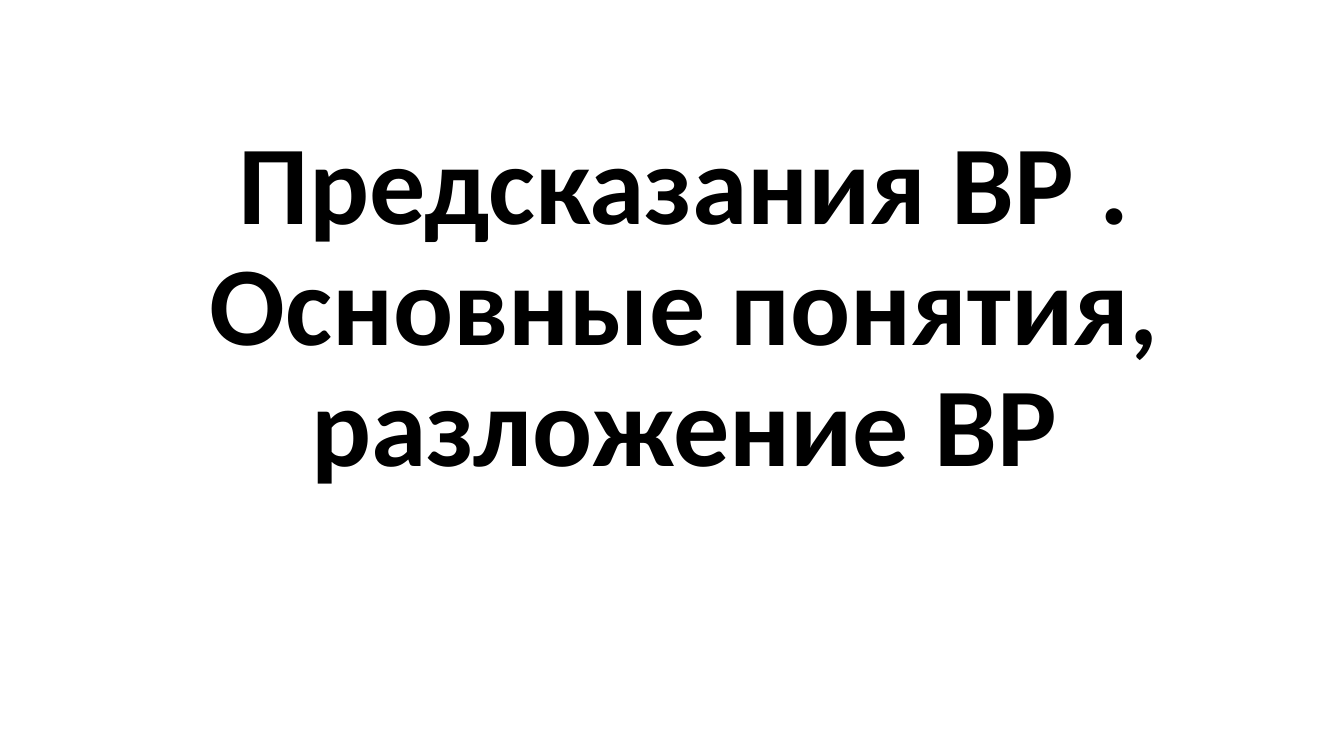
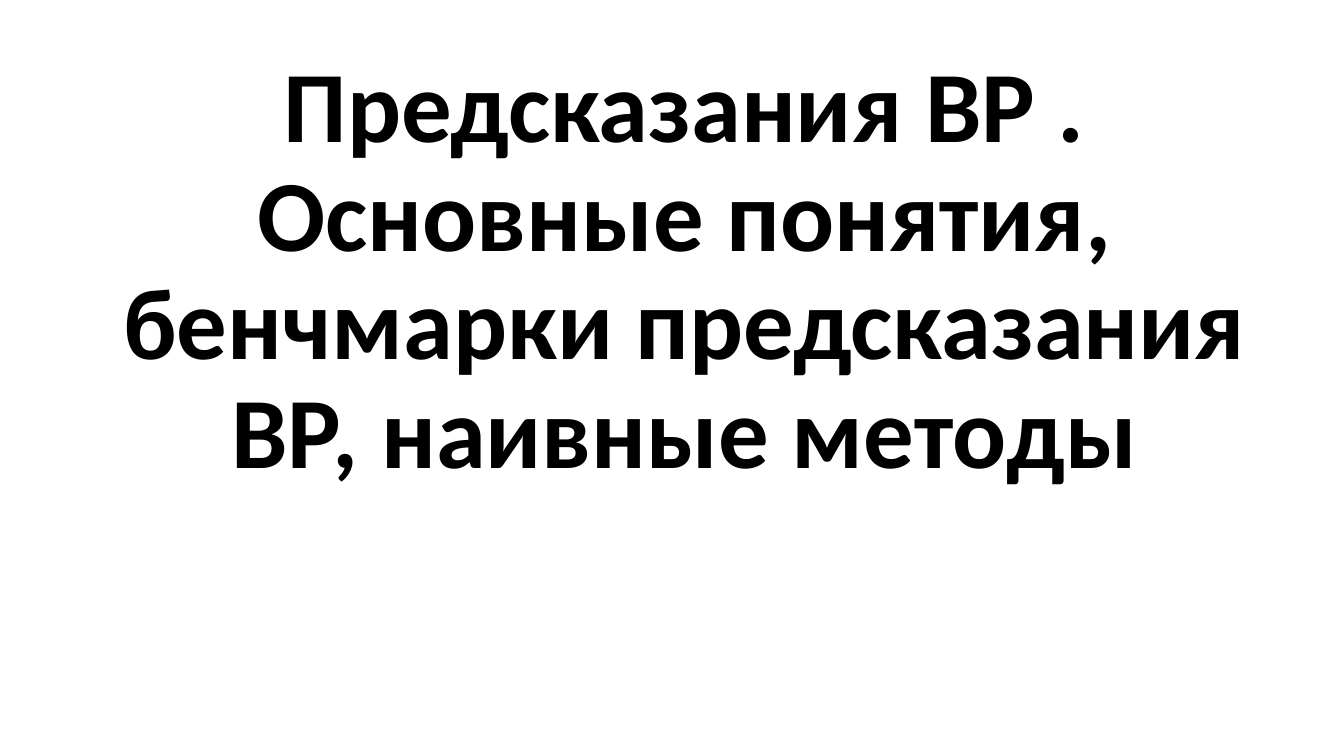
Before and after one commit to MVRonkin/TimeSeriesCourse, a slide deck: slide 1 of Last/LEC/01-2_Benchmarking.pptx. Drawn at 1344x756 pixels with LibreOffice and Linux fonts; fonts in the diff are those of the drawing. Boxes give left, top, right and bottom in pixels: in the first picture for what was removed or moved away, otherwise in the second. Text is boxed around its words. In the diff, an @@ line names an element or a change of style, - is before the commit and + after.

```diff
--- a/Last/LEC/01-2_Benchmarking.pptx
+++ b/Last/LEC/01-2_Benchmarking.pptx
@@ title at bbox=[123, 76, 1245, 485]: text changed; size 80 to 72 pt @@
-Предсказания ВР . Основные понятия, разложение ВР
+Предсказания ВР . Основные понятия, бенчмарки предсказания ВР, наивные методы
```
Also in this commit, not shown: 7 other slides changed, 1 slide removed, 1 other file.
